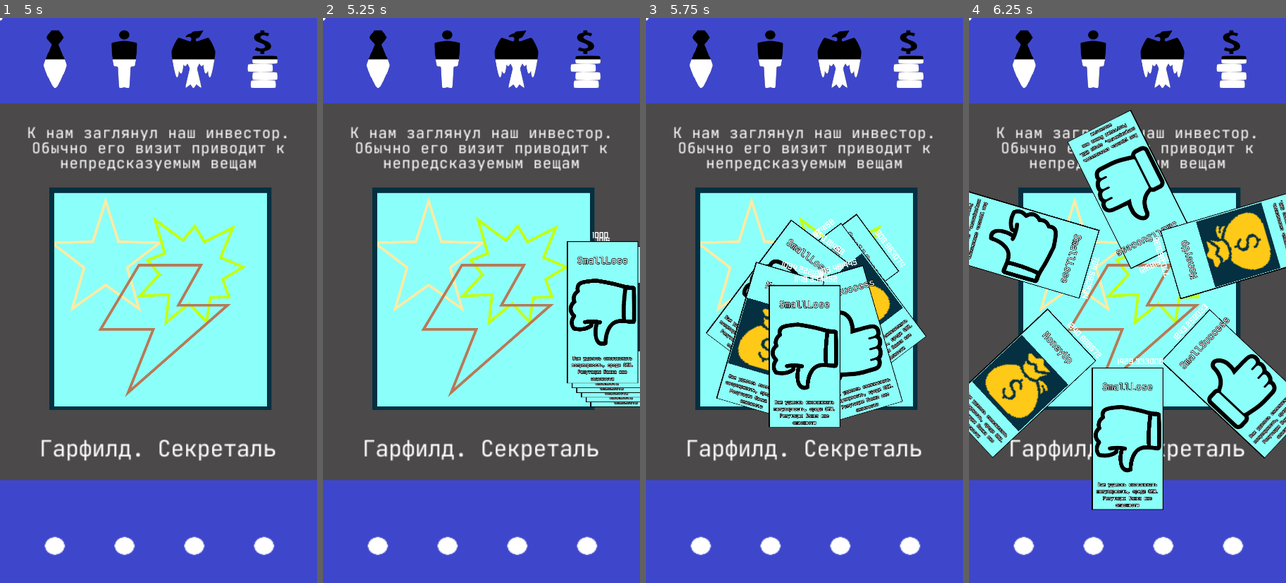
Above: before the commit, frames 1-4 (left to right).
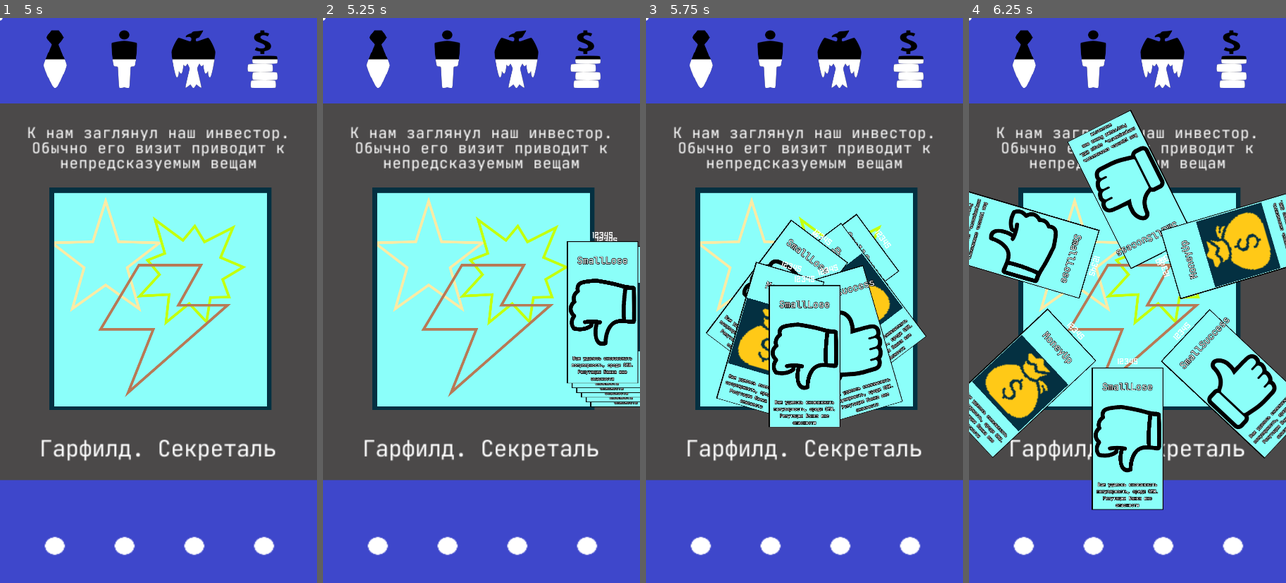
Above: after the commit, the same moments.

Repository: Nothengem/Detectivus
Game: Godot game, scene res://Scenes/StartMenu.tscn
Same seed, same stepped clock (60 frames per second), same inputs: the game is played once before the commit and once after it.
Inputs (mouse positions are in pixels of both pictures, inside the frame that each line leads up to):
- Up to frame 1 (5 s): tap Enter at 0.5, 2, 4.25 s; move the mouse to (228, 272) at 0.52 s; click (228, 272) at 0.67 s; tap Space at 1.25, 2.75 s; drag from (158, 306) to (142, 413) at 1.27 s; move the mouse to (190, 176) at 2.02 s; click (190, 176) at 2.17 s; drag from (142, 413) to (63, 215) at 2.77 s; drag from (158, 306) to (174, 300) at 3.52 s; drag from (63, 215) to (158, 306) at 4.27 s
- Up to frame 2 (5.25 s): move the mouse to (497, 300) at 5.02 s; click (497, 300) at 5.17 s
- Up to frame 3 (5.75 s): no input
- Up to frame 4 (6.25 s): drag from (1079, 159) to (1064, 328) at 5.77 s

Frame 1 is identical in both runs. In frame 2, less than 0.1% of the frame differs, in the area x 85-93%, y 37-40%; in frame 3, 0.4%; in frame 4, 0.5%, in the area x 32-76%, y 38-62%.

Commit message:
делаем финальную анимацию рулетки

Diff:
--- a/Scenes/MiniCard.gd
+++ b/Scenes/MiniCard.gd
@@ -1,6 +1,7 @@
 extends Sprite
 
 onready var this_node = get_node(".")
+
 
 
 func flip_the_shirt():
@@ -14,6 +15,11 @@
 
 
 
+func deactivate_shirt():
+	$Shirt.visible = false
+
+
+
 func _on_TouchScreenButton_released():
 	$Shirt.visible = false
 	get_tree().call_group("MiniCard", "fade_that_no_choosen")
@@ -21,6 +27,12 @@
 	$TouchScreenButton.queue_free()
 
 
+func fade_that_no_choosen_roulette():
+	if $Shirt.visible == true:
+		$Tween.interpolate_property(this_node, "modulate", this_node.self_modulate, Color("00ffffff"), 0.2, Tween.TRANS_LINEAR, Tween.EASE_OUT)
+		$Tween.start()
+		get_tree().call_group("Roulette", "Timer_start_final_anim")
+
 
 func fade_that_no_choosen():
 	if $Shirt.visible == true:
--- a/Scenes/Roulette.gd
+++ b/Scenes/Roulette.gd
@@ -21,20 +21,14 @@
 
 var ChoosenCardY
 var choosen_picture
+var ChoosenCard
 
 func _ready():
 	Difficulty = difficult[Difficulty]
 	$RouletteController/Timer.start()
 	$RouletteController/AnimationPlayer.play("Appearance")
 	MiniCardsGeneration()
-
-func _process(delta):
-	$RouletteController/MiniCard1/Coords.text = str($RouletteController/MiniCard1.global_position.y)
-	$RouletteController/MiniCard2/Coords.text = str($RouletteController/MiniCard2.global_position.y)
-	$RouletteController/MiniCard3/Coords.text = str($RouletteController/MiniCard3.global_position.y)
-	$RouletteController/MiniCard4/Coords.text = str($RouletteController/MiniCard4.global_position.y)
-	$RouletteController/MiniCard5/Coords.text = str($RouletteController/MiniCard5.global_position.y)
-	$RouletteController/MiniCard6/Coords.text = str($RouletteController/MiniCard6.global_position.y)
+#	get_tree().call_group("MiniCard", "deactivate_shirt")
 
 
 func MiniCardsGeneration():
@@ -70,17 +64,6 @@
 
 
 
-
-#func MiniCardsGeneration_helper(a, b):
-#	if a == "SmallLose" or a == "BigLose":
-#		b.text = CardBadText
-#	elif a == "SmallSuccess" or a == "BigSuccess":
-#		b.text = CardGoodText
-#	elif a == "Nothing" or a != "SmallLose" or a != "BigLose":
-#		b.text = CardNeutralText
-
-
-
 func _on_Timer_timeout():
 	$RouletteController/Tween.interpolate_property($RouletteController, "rotation_degrees", $RouletteController.rotation_degrees, int($RouletteController.rotation_degrees+360), $RouletteController/Timer.wait_time, Tween.TRANS_LINEAR, Tween.EASE_IN_OUT)
 	$RouletteController/Tween.start()
@@ -89,13 +72,19 @@
 
 
 func _on_TouchScreenButton_released():
+	$RouletteController/FinalTimer.start()
 	roulette_stop()
+
+
+
+func _on_FinalTimer_timeout():
+	ChoosenCard.visible = false
+	get_tree().call_group("MiniCard", "fade_that_no_choosen_roulette")
 
 
 
 func _on_AnimationPlayer_animation_finished(Appearance):
 	$TouchScreenButton.visible = true
-
 
 
 func roulette_stop():
@@ -118,7 +107,7 @@
 	result()
 	get_tree().call_group("BalanceGUI", "change_proportions_ivent_cardmix") #ну на самом деле это не луз. Просто эта функция подходит для выполнения поставленной задачи
 	get_tree().call_group("MainScene", "spawn")
-	queue_free()
+#	queue_free()
 
 func position_calculate():
 	ChoosenCardY = AllYPositions[0]
@@ -132,16 +121,22 @@
 
 	if ChoosenCardY == CardY1:
 		choosen_picture = Difficulty[0]
+		ChoosenCard = $RouletteController/MiniCard1/Shirt
 	elif ChoosenCardY == CardY2:
 		choosen_picture = Difficulty[1]
+		ChoosenCard = $RouletteController/MiniCard2/Shirt
 	elif ChoosenCardY == CardY3:
 		choosen_picture = Difficulty[2]
+		ChoosenCard = $RouletteController/MiniCard3/Shirt
 	elif ChoosenCardY == CardY4:
 		choosen_picture = Difficulty[3]
+		ChoosenCard = $RouletteController/MiniCard4/Shirt
 	elif ChoosenCardY == CardY5:
 		choosen_picture = Difficulty[4]
+		ChoosenCard = $RouletteController/MiniCard5/Shirt
 	elif ChoosenCardY == CardY6:
 		choosen_picture = Difficulty[5]
+		ChoosenCard = $RouletteController/MiniCard6/Shirt
 	print(choosen_picture)
 
 
@@ -166,3 +161,11 @@
 		Scriptwriter.CardChoose = Scriptwriter.NextCardLeft
 	elif choosen_picture[0] == "Status":
 		Scriptwriter.CardChoose = choosen_picture[1]
+
+
+func Timer_start_final_anim():
+	$RouletteController/Timer_start_final_anim.start()
+
+
+func _on_Timer_start_final_anim_timeout():
+	pass # Replace with function body.
--- a/Scenes/Roulette.tscn
+++ b/Scenes/Roulette.tscn
@@ -166,7 +166,9 @@
 "values": [ 0.0 ]
 }
 
-[node name="Roulette" type="Control"]
+[node name="Roulette" type="Control" groups=[
+"Roulette",
+]]
 anchor_right = 1.0
 anchor_bottom = 1.0
 rect_pivot_offset = Vector2( 540, 960 )
@@ -280,6 +282,12 @@
 [node name="UpdateVarY" type="Timer" parent="RouletteController"]
 wait_time = 3.01
 one_shot = true
+
+[node name="FinalTimer" type="Timer" parent="RouletteController"]
+wait_time = 4.0
+one_shot = true
+
+[node name="Timer_start_final_anim" type="Timer" parent="RouletteController"]
 
 [node name="TouchScreenButton" type="TouchScreenButton" parent="."]
 visible = false
@@ -294,4 +302,8 @@
 [connection signal="animation_finished" from="RouletteController/AnimationPlayer" to="." method="_on_AnimationPlayer_animation_finished"]
 [connection signal="timeout" from="RouletteController/Timer" to="." method="_on_Timer_timeout"]
 [connection signal="timeout" from="RouletteController/UpdateVarY" to="." method="_on_UpdateVarY_timeout"]
+[connection signal="timeout" from="RouletteController/FinalTimer" to="." method="_on_FinalTimer_timeout"]
+[connection signal="timeout" from="RouletteController/Timer_start_final_anim" to="." method="_on_Timer_start_final_anim_timeout"]
 [connection signal="released" from="TouchScreenButton" to="." method="_on_TouchScreenButton_released"]
+
+[editable path="RouletteController/MiniCard1"]
--- a/Scenes/thimbles.gd
+++ b/Scenes/thimbles.gd
@@ -89,12 +89,10 @@
 func _on_Timer_start_timeout():
 	get_tree().call_group("MiniCard", "flip_the_shirt")
 	cards_mix_generate()
-#	all_minicard_centre()
 
 
 
 func _on_Timer_midle_timeout():
-#		all_minicard_parse()
 		cards_mix_generate()
 		$MiniCards/MiniCard1.z_index = card_layer_position[0]
 		$MiniCards/MiniCard2.z_index = card_layer_position[1]
Not shown: 2 places in Scenes/Roulette.tscn that only renumber resources
